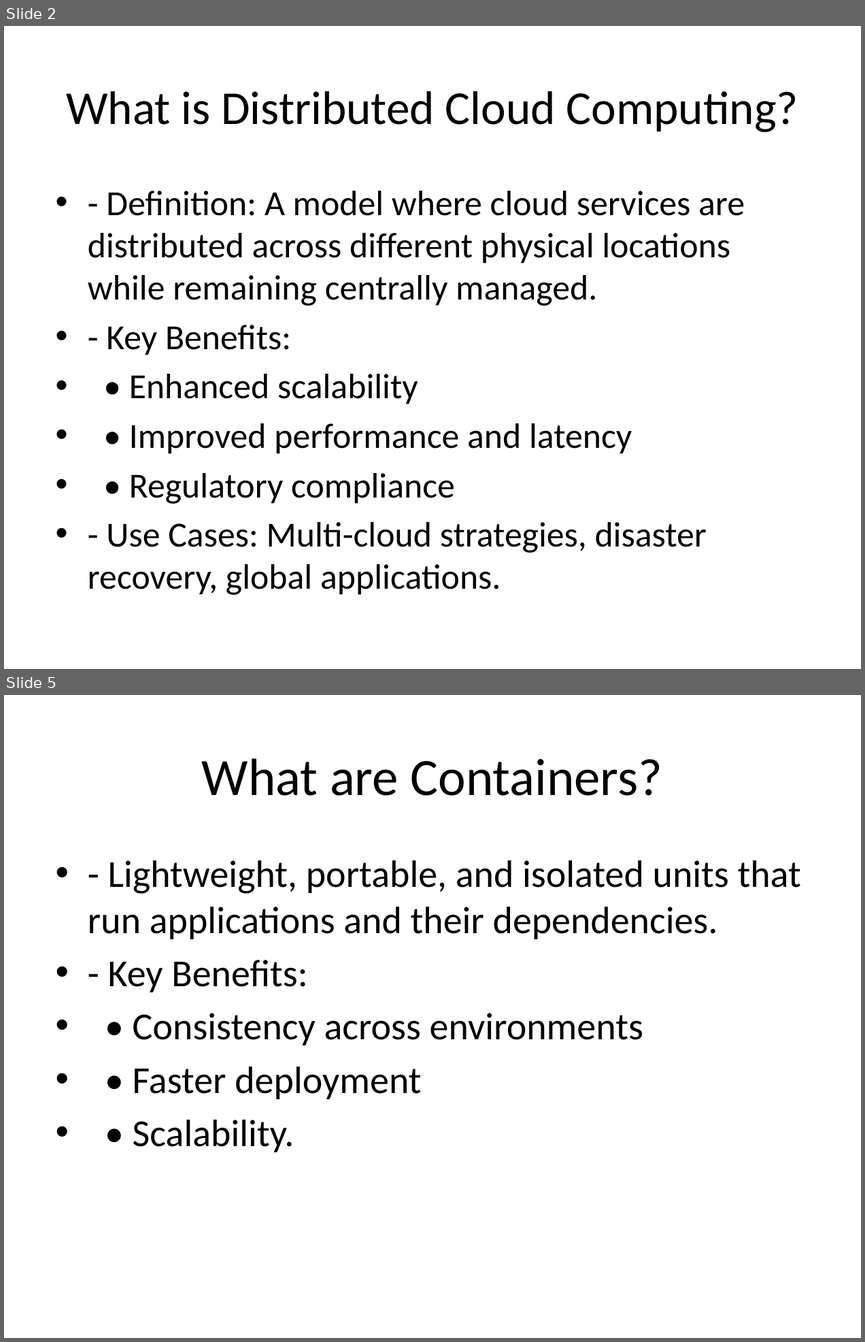
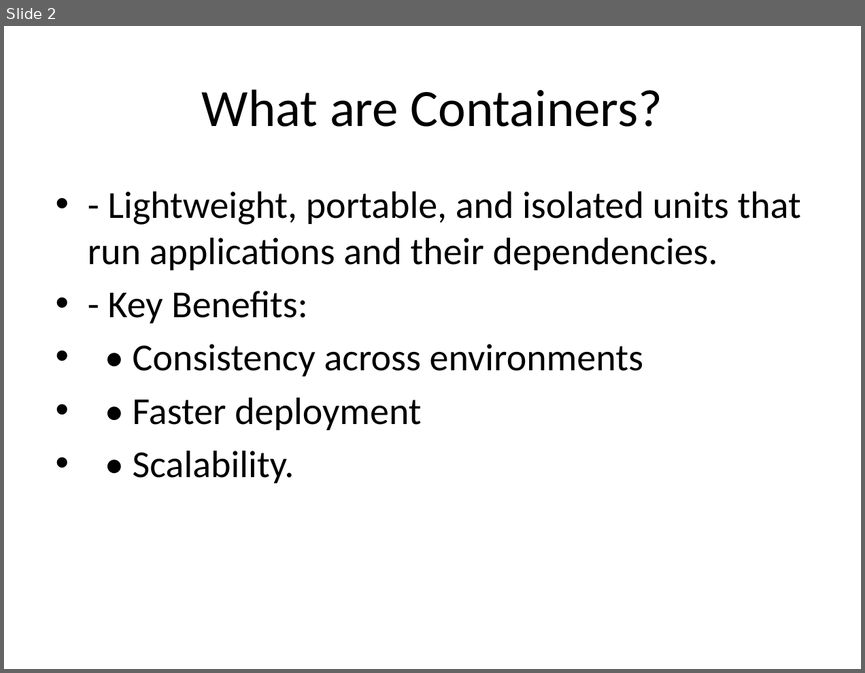
Before and after one commit to thombre1/sem6, a slide deck: CLOUD/Distributed_Cloud_DevOps_Presentation.pptx. Shown one above the other, each under a label of ours: slides 2 and 5 before the commit, slide 2 after it; the slides between them are not shown. The pictures are 865x1342 and 865x673 pixels, drawn with LibreOffice and Linux fonts; fonts in the diff are those of the drawing. Boxes give left, top, right and bottom in pixels: in the first picture for what was removed or moved away, otherwise in the second. Text is boxed around its words. In the diff, an @@ line names an element or a change of style, - is before the commit and + after.

```diff
--- a/CLOUD/Distributed_Cloud_DevOps_Presentation.pptx
+++ b/CLOUD/Distributed_Cloud_DevOps_Presentation.pptx
@@ slide 2 removed at bbox=[4, 26, 861, 669], background #FFFFFF @@
@@ title removed at bbox=[66, 91, 798, 132] @@
-What is Distributed Cloud Computing?
@@ text removed at bbox=[88, 191, 745, 594] @@
-• - Definition: A model where cloud services are distributed across different physical locations while remaining centrally managed.
-• - Key Benefits:
-• • Enhanced scalability
-• • Improved performance and latency
-• • Regulatory compliance
-• - Use Cases: Multi-cloud strategies, disaster recovery, global applications.
@@ what was slide 5 is now slide 2 @@
```
Also in this commit, not shown: 1 slide changed, 2 other slides removed, 1 other file.
